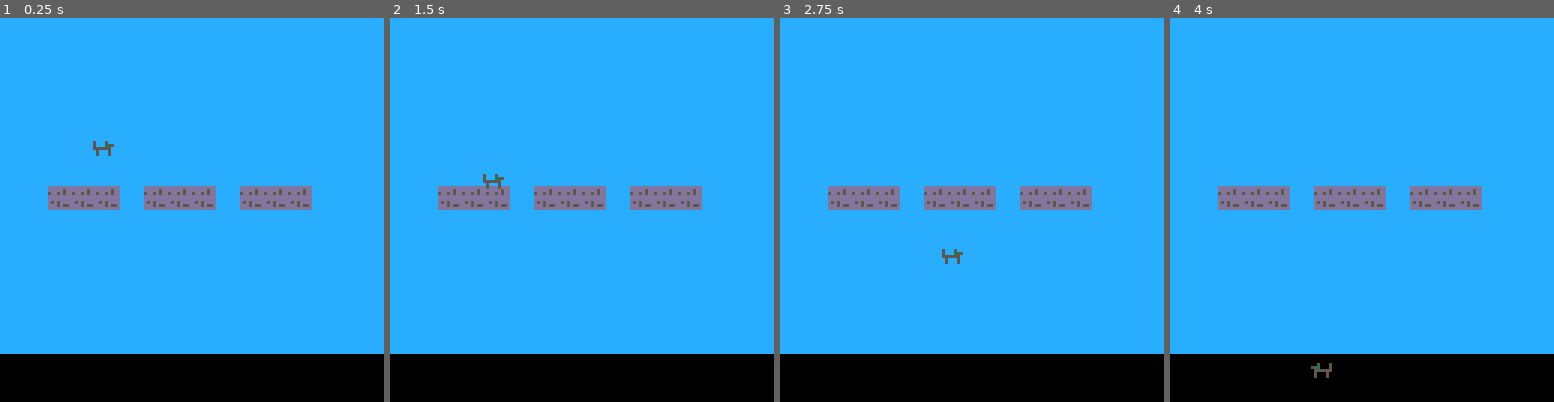
Above: before the commit, frames 1-4 (left to right).
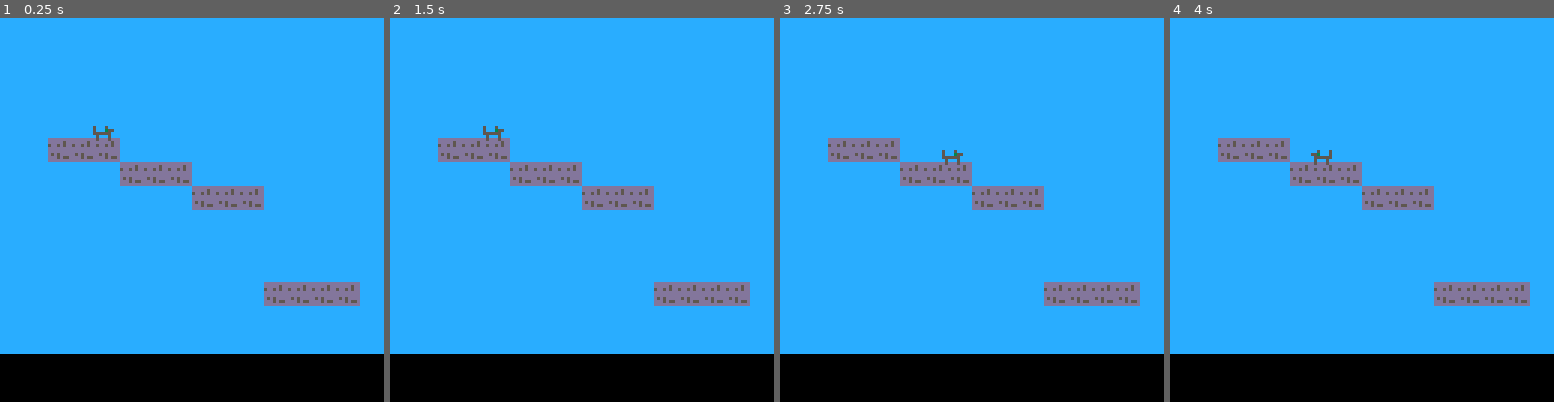
Above: after the commit, the same moments.

Repository: JohnErnestBonanno/pico8
Game: PICO-8 cartridge gravity.p8
The game is run twice, just before and just after one commit, with the same random seed, the same clock (stepped at 60 frames per second) and the same inputs.
Inputs:
- Up to frame 1 (0.25 s): no input
- Up to frame 2 (1.5 s): no input
- Up to frame 3 (2.75 s): hold Right 1.6-2.1 s; hold Right from 2.47 s (still down)
- Up to frame 4 (4 s): release Right at 3.03 s; hold Left 3.08-3.58 s

The runs differ from the first frame. In frame 1, 7.1% of the frame differs, in the area x 12-94%, y 28-75%; in frame 2, 7.2%; in frame 3, 7.2%, in the area x 12-94%, y 31-75%; in frame 4, 7.2%.

Commit message:
Modify tile map to include stairs

Diff:
--- a/gravity.p8
+++ b/gravity.p8
@@ -60,12 +60,12 @@
 0303030303030303030303030303030300000000000000000000000000000000000000000000000000000000000000000000000000000000000000000000000000000000000000000000000000000000000000000000000000000000000000000000000000000000000000000000000000000000000000000000000000000000
 0303030303030303030303030303030300000000000000000000000000000000000000000000000000000000000000000000000000000000000000000000000000000000000000000000000000000000000000000000000000000000000000000000000000000000000000000000000000000000000000000000000000000000
 0303030303030303030303030303030300000000000000000000000000000000000000000000000000000000000000000000000000000000000000000000000000000000000000000000000000000000000000000000000000000000000000000000000000000000000000000000000000000000000000000000000000000000
-0303030303030303030303030303030300000000000000000000000000000000000000000000000000000000000000000000000000000000000000000000000000000000000000000000000000000000000000000000000000000000000000000000000000000000000000000000000000000000000000000000000000000000
-0303030303030303030303030303030300000000000000000000000000000000000000000000000000000000000000000000000000000000000000000000000000000000000000000000000000000000000000000000000000000000000000000000000000000000000000000000000000000000000000000000000000000000
-0303040404030404040304040403030300000000000000000000000000000000000000000000000000000000000000000000000000000000000000000000000000000000000000000000000000000000000000000000000000000000000000000000000000000000000000000000000000000000000000000000000000000000
+0303040404030303030303030303030300000000000000000000000000000000000000000000000000000000000000000000000000000000000000000000000000000000000000000000000000000000000000000000000000000000000000000000000000000000000000000000000000000000000000000000000000000000
+0303030303040404030303030303030300000000000000000000000000000000000000000000000000000000000000000000000000000000000000000000000000000000000000000000000000000000000000000000000000000000000000000000000000000000000000000000000000000000000000000000000000000000
+0303030303030303040404030303030300000000000000000000000000000000000000000000000000000000000000000000000000000000000000000000000000000000000000000000000000000000000000000000000000000000000000000000000000000000000000000000000000000000000000000000000000000000
 0303030303030303030303030303030300000000000000000000000000000000000000000000000000000000000000000000000000000000000000000000000000000000000000000000000000000000000000000000000000000000000000000000000000000000000000000000000000000000000000000000000000000000
 0303030303030303030303030303030300000000000000000000000000000000000000000000000000000000000000000000000000000000000000000000000000000000000000000000000000000000000000000000000000000000000000000000000000000000000000000000000000000000000000000000000000000000
 0303030303030303030303030303030300000000000000000000000000000000000000000000000000000000000000000000000000000000000000000000000000000000000000000000000000000000000000000000000000000000000000000000000000000000000000000000000000000000000000000000000000000000
+0303030303030303030303040404040300000000000000000000000000000000000000000000000000000000000000000000000000000000000000000000000000000000000000000000000000000000000000000000000000000000000000000000000000000000000000000000000000000000000000000000000000000000
 0303030303030303030303030303030300000000000000000000000000000000000000000000000000000000000000000000000000000000000000000000000000000000000000000000000000000000000000000000000000000000000000000000000000000000000000000000000000000000000000000000000000000000
 0303030303030303030303030303030300000000000000000000000000000000000000000000000000000000000000000000000000000000000000000000000000000000000000000000000000000000000000000000000000000000000000000000000000000000000000000000000000000000000000000000000000000000
-0303030303030303030303030303030300000000000000000000000000000000000000000000000000000000000000000000000000000000000000000000000000000000000000000000000000000000000000000000000000000000000000000000000000000000000000000000000000000000000000000000000000000000
